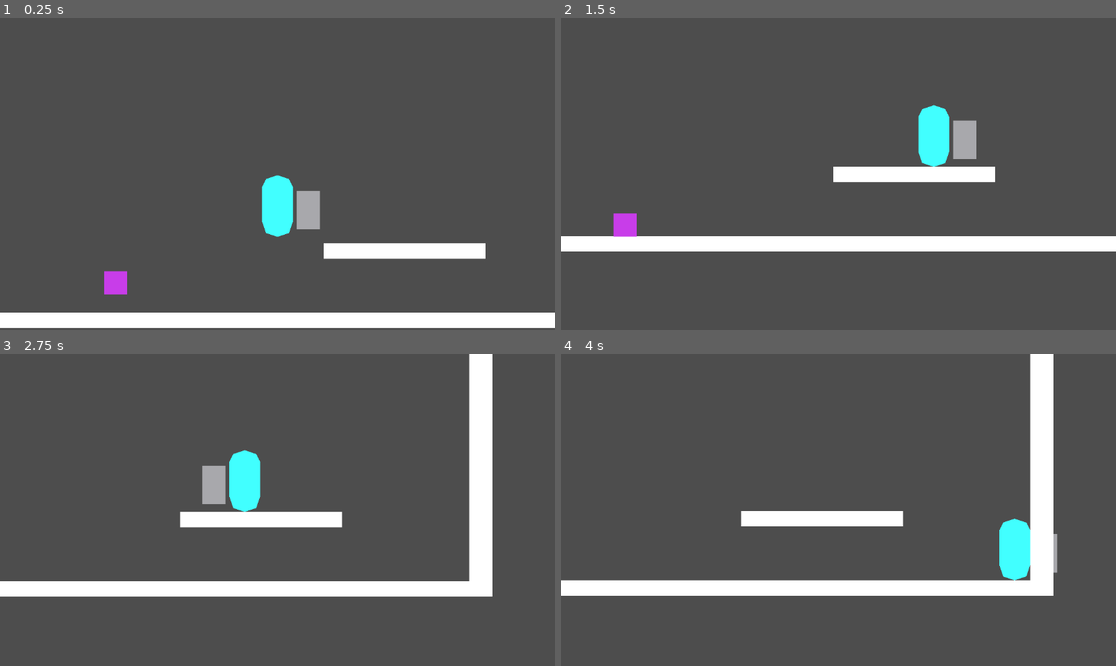
Above: before the commit, frames 1-4 (two rows, left to right).
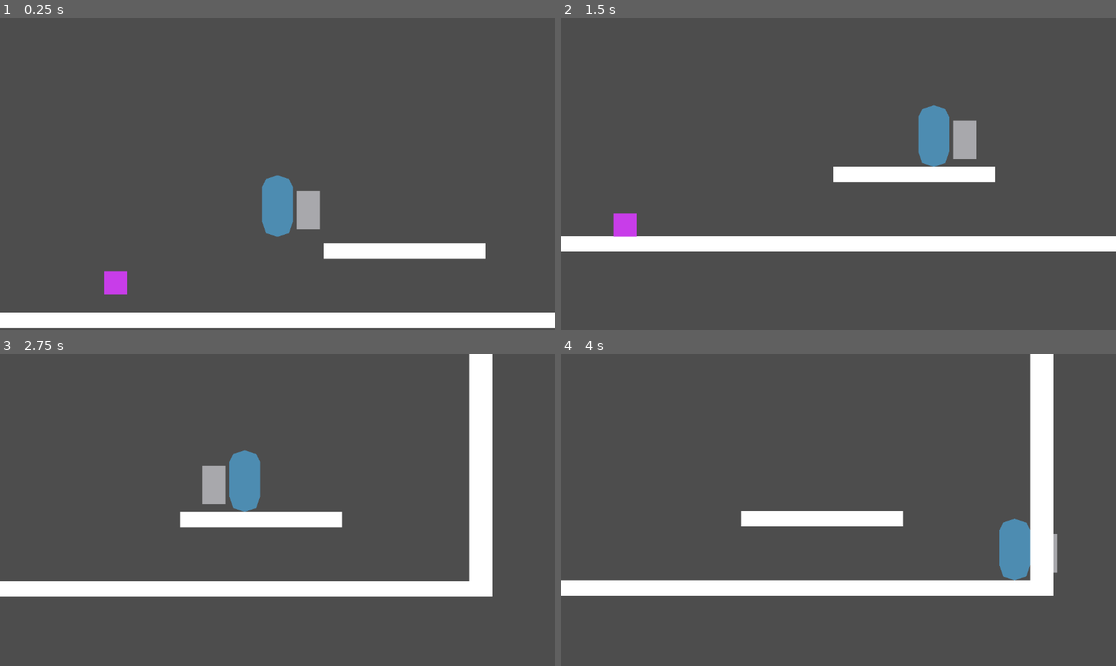
Above: after the commit, the same moments.

Repository: hhhhhhhh1233/DoctorGame
Game: Godot game, scene res://TestWorld.tscn
The game is run twice, just before and just after one commit, with the same random seed, the same clock (stepped at 60 frames per second) and the same inputs. The engine's default icon, where the game draws it, is replaced by a stand-in: a white triangle on a blue panel in a dark square.
Inputs (mouse positions are in pixels of both pictures, inside the frame that each line leads up to):
- Up to frame 1 (0.25 s): no input
- Up to frame 2 (1.5 s): move the mouse to (960, 158) at 0.52 s; hold D (Right) from 0.53 s (still down); click (960, 158) at 0.6 s; tap Space (Jump) at 0.77 s; move the mouse to (727, 189) at 1.27 s; click (727, 189) at 1.35 s
- Up to frame 3 (2.75 s): tap Space (Jump) at 1.52 s; move the mouse to (333, 441) at 2.02 s; release D (Right) at 2.03 s; hold A (Left) from 2.03 s (still down); click (333, 441) at 2.1 s
- Up to frame 4 (4 s): move the mouse to (810, 572) at 2.77 s; release A (Left) at 2.78 s; hold D (Right) from 2.78 s (still down); click (810, 572) at 2.85 s; tap Space (Jump) at 3.02, 3.77 s; move the mouse to (1005, 556) at 3.52 s; click (1005, 556) at 3.6 s

The runs differ from the first frame. In frame 1, 1.0% of the frame differs, in the area x 47-53%, y 50-71%; in frame 2, 1.0%; in frame 3, 1.0%; in frame 4, 1.0%.

Commit message:
Changed player color for damage readibility

Diff:
--- a/player.tscn
+++ b/player.tscn
@@ -17,7 +17,7 @@
 JUMP_VELOCITY = -600.0
 
 [node name="Polygon2D" type="Polygon2D" parent="."]
-color = Color(0.254902, 1, 1, 1)
+color = Color(0.301961, 0.54902, 0.698039, 1)
 polygon = PackedVector2Array(-24, -56, 0, -64, 24, -56, 32, -40, 32, 32, 24, 56, 0, 64, -24, 56, -32, 32, -32, -40)
 
 [node name="CollisionShape2D" type="CollisionShape2D" parent="."]
